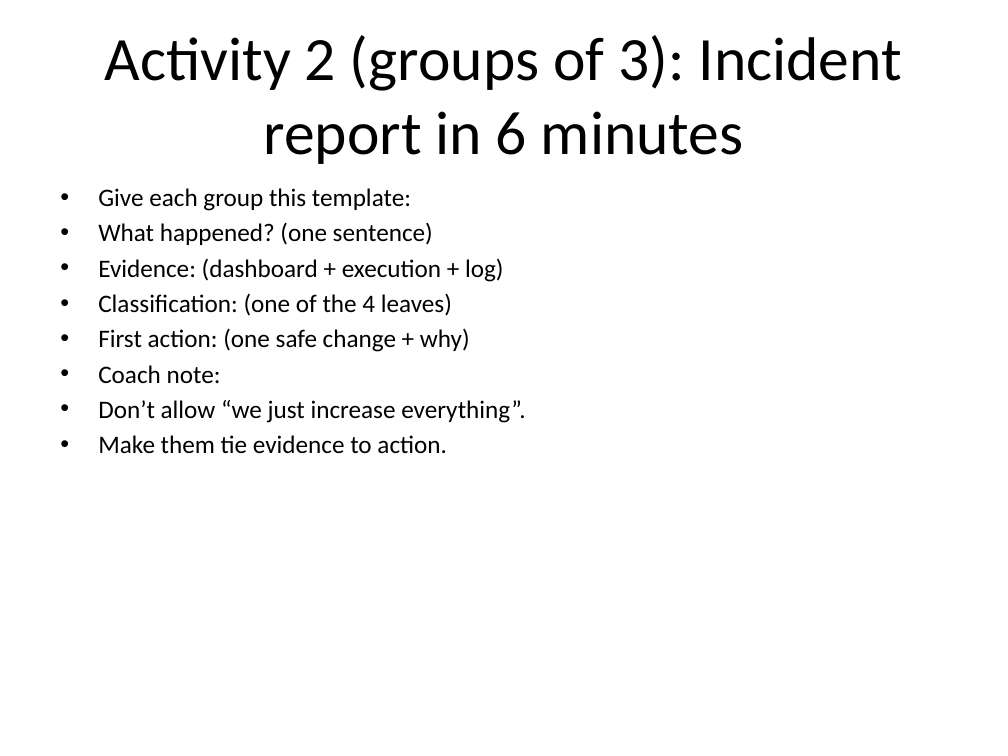
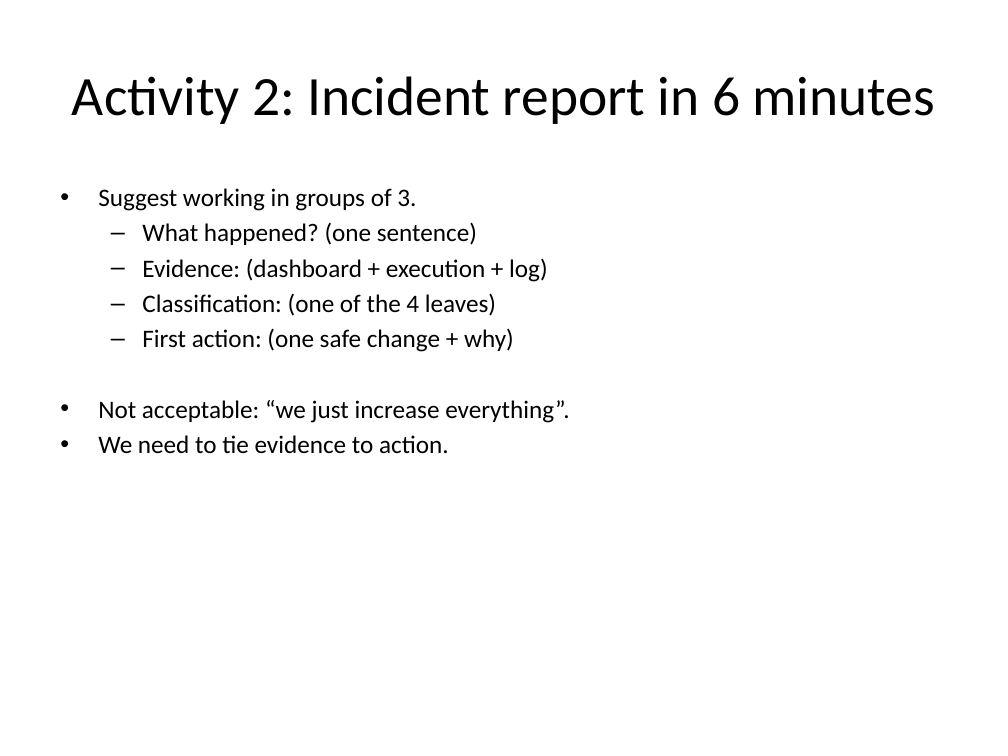
Before and after one commit to Corndel/AI6-5W, a slide deck: slide 7 of slides/afternoon_deck_scale_or_fail.pptx. Drawn at 1008x756 pixels with LibreOffice and Linux fonts; fonts in the diff are those of the drawing. Boxes give left, top, right and bottom in pixels: in the first picture for what was removed or moved away, otherwise in the second. Text is boxed around its words. In the diff, an @@ line names an element or a change of style, - is before the commit and + after.

```diff
--- a/slides/afternoon_deck_scale_or_fail.pptx
+++ b/slides/afternoon_deck_scale_or_fail.pptx
@@ title at bbox=[72, 76, 935, 124]: text changed; size 44 to 39.6 pt @@
-Activity 2 (groups of 3): Incident report in 6 minutes
+Activity 2: Incident report in 6 minutes
@@ text at bbox=[98, 188, 416, 211]: text changed @@
-• Give each group this template:
+• Suggest working in groups of 3.
@@ text at bbox=[142, 222, 548, 352]: bullet • to –; list level 1 to 2 in "What happened? (one sentence)"; list level 1 to 2 in "Evidence: (dashboard + execution + ..."; list level 1 to 2 in "Classification: (one of the 4 ..."; list level 1 to 2 in "First action: (one safe change ..." @@
@@ text at bbox=[98, 400, 569, 454]: text changed @@
-• Coach note:
-• Don’t allow “we just increase everything”.
-• Make them tie evidence to action.
+• Not acceptable: “we just increase everything”.
+• We need to tie evidence to action.
```
Also in this commit, not shown: 10 other slides changed, 1 other file.
